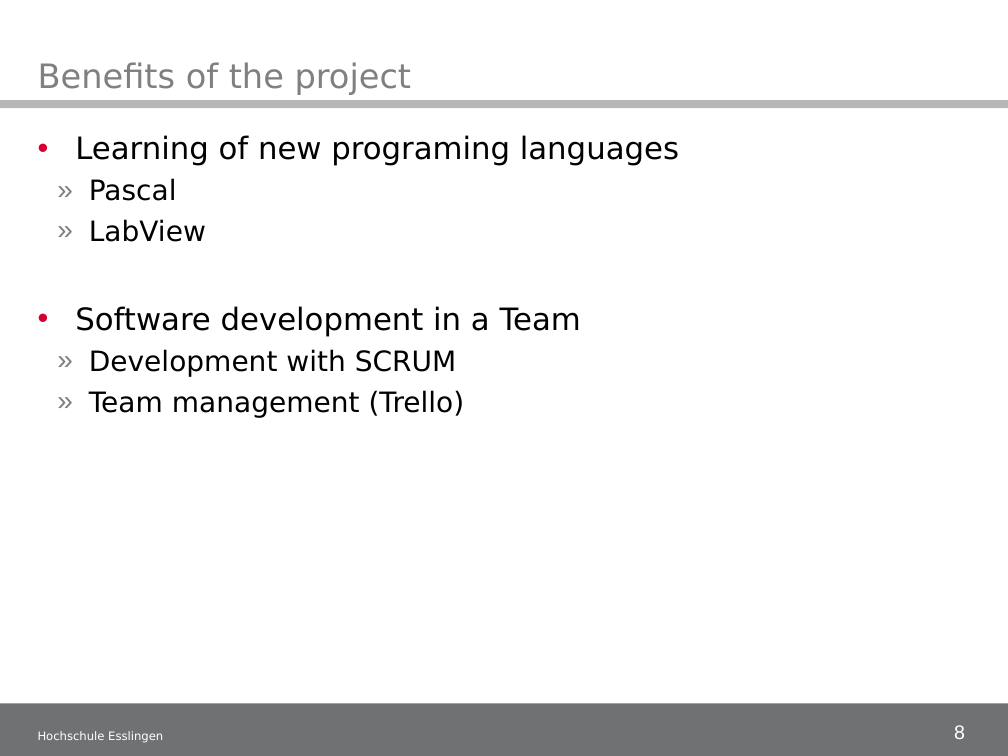
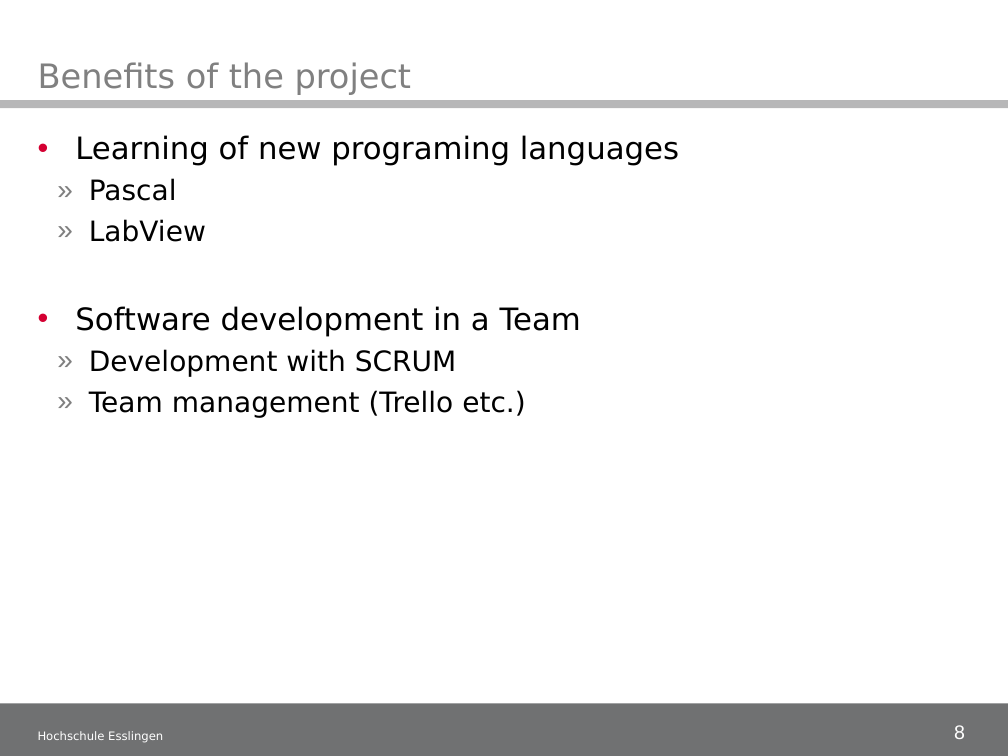
Before and after one commit to illogicdev/magneto, a slide deck: slide 8 of doku/50_Midtermpresentation/Midterm presentation_1.ppt. Drawn at 1008x756 pixels with LibreOffice and Linux fonts; fonts in the diff are those of the drawing; background and template pictures are left out. Boxes give left, top, right and bottom in pixels: in the first picture for what was removed or moved away, otherwise in the second. Text is boxed around its words. In the diff, an @@ line names an element or a change of style, - is before the commit and + after.

```diff
--- a/doku/50_Midtermpresentation/Midterm presentation_1.ppt
+++ b/doku/50_Midtermpresentation/Midterm presentation_1.ppt
@@ text at (89, 390, 525, 418): text changed @@
-  » Team management (Trello)
+  » Team management (Trello etc.)
```
